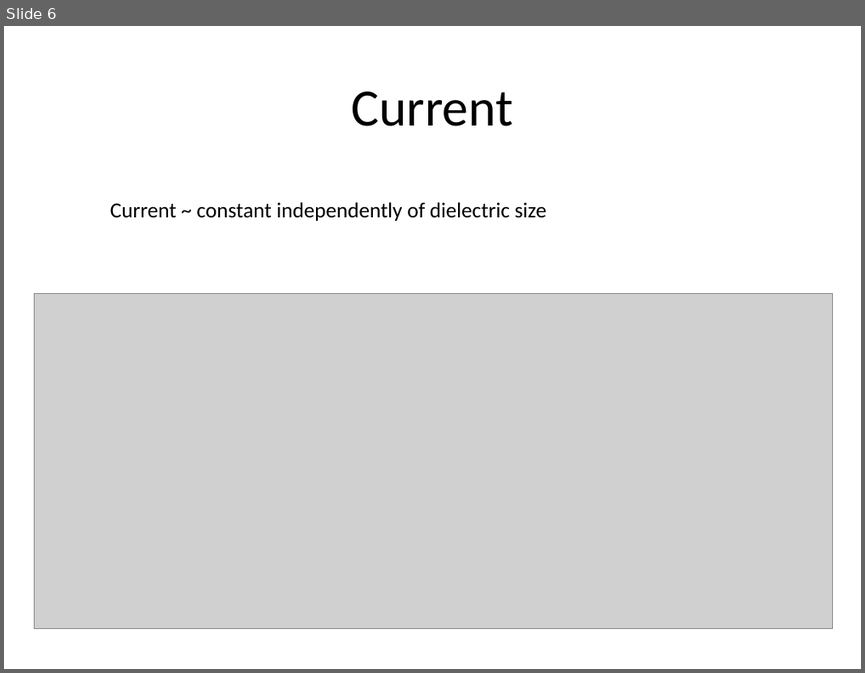
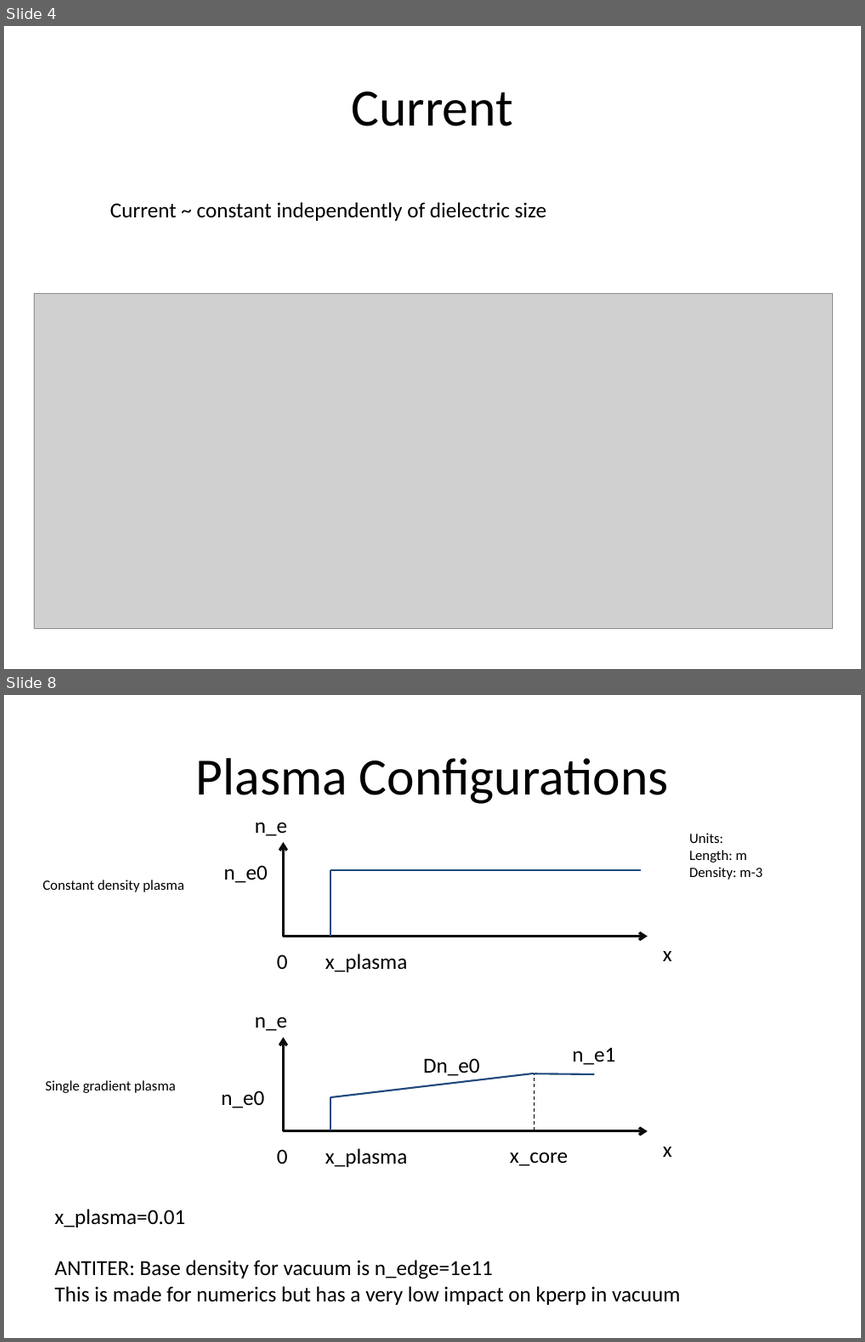
Before and after one commit to jhillairet/SOFT2018_Cold_Plasma_Modeling, a slide deck: Test Configurations/Results.pptx. Shown one above the other, each under a label of ours: slide 6 before the commit, slides 4 and 8 after it; the slides between them are not shown. The pictures are 865x673 and 865x1342 pixels, drawn with LibreOffice and Linux fonts; fonts in the diff are those of the drawing; grey boxes stand for pictures. Boxes give left, top, right and bottom in pixels: in the first picture for what was removed or moved away, otherwise in the second. Text is boxed around its words. In the diff, an @@ line names an element or a change of style, - is before the commit and + after.

```diff
--- a/Test Configurations/Results.pptx
+++ b/Test Configurations/Results.pptx
@@ slide 8 added at [4,695,861,1338], background #FFFFFF @@
@@ title added at [196,758,669,804], 44 pt, text #000000 @@
+Plasma Configurations
@@ text added at [255,822,287,836], 18 pt, text #000000 @@
+n_e
@@ arrow added from (284, 936) to (284, 842), #0D0D0D 2.25 pt @@
@@ text added at [689,833,762,879], 12 pt, text #000000 @@
+Units:
+Length: m
+Density: m-3
@@ text added at [224,865,268,883], 18 pt, text #000000 @@
+n_e0
@@ line added from (330, 936) to (330, 870), #1F497D 1.5 pt @@
@@ line added from (330, 870) to (641, 870), #1F497D 1.5 pt @@
@@ text added at [43,879,184,892], 12 pt, text #000000 @@
+Constant density plasma
@@ arrow added from (284, 936) to (647, 936), #0D0D0D 2.25 pt @@
@@ text added at [277,954,288,969], 18 pt, text #000000 @@
+0
@@ text added at [325,953,408,972], 18 pt, text #000000 @@
+x_plasma
@@ text added at [663,951,672,961], 18 pt, text #000000 @@
+x
@@ text added at [255,1016,287,1031], 18 pt, text #000000 @@
+n_e
@@ arrow added from (284, 1131) to (284, 1037), #0D0D0D 2.25 pt @@
@@ text added at [572,1047,615,1065], 18 pt, text #000000 @@
+n_e1
@@ line added from (330, 1097) to (534, 1073), #1F497D 1.5 pt @@
@@ text added at [423,1058,480,1076], 18 pt, text #000000 @@
+Dn_e0
@@ line added from (534, 1130) to (534, 1073), #000000 0.75 pt dashed @@
@@ line added from (595, 1074) to (534, 1074), #1F497D 1.5 pt @@
@@ text added at [46,1080,176,1093], 12 pt, text #000000 @@
+Single gradient plasma
@@ text added at [221,1090,264,1108], 18 pt, text #000000 @@
+n_e0
@@ line added from (330, 1130) to (330, 1097), #1F497D 1.5 pt @@
@@ text added at [277,1149,288,1163], 18 pt, text #000000 @@
+0
@@ arrow added from (284, 1131) to (647, 1131), #0D0D0D 2.25 pt @@
@@ text added at [325,1148,408,1167], 18 pt, text #000000 @@
+x_plasma
@@ text added at [510,1151,568,1166], 18 pt, text #000000 @@
+x_core
@@ text added at [663,1146,672,1157], 18 pt, text #000000 @@
+x
@@ text added at [55,1208,680,1304], 18 pt, text #000000 @@
+x_plasma=0.01
+ANTITER: Base density for vacuum is n_edge=1e11
+This is made for numerics but has a very low impact on kperp in vacuum
@@ what was slide 6 is now slide 4 @@
```
Also in this commit, not shown: 11 other slides added, 14 slides removed.
